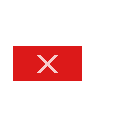
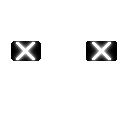
Two versions of the same layered image (128 × 128). Layer-by-layer changes:
added layer "Layer 2 copy 2" above "Layer 2 copy" over [left=11, top=41, right=117, bottom=67]
added layer "Layer 2 copy" above "Layer 2" over [left=13, top=41, right=114, bottom=63]
painted on "Layer 2" over [left=16, top=42, right=111, bottom=73]
removed layer "Layer 1" (was 90%) over [left=13, top=46, right=82, bottom=81]
added layer "Layer 3" above "Background" over [left=11, top=41, right=117, bottom=61]
